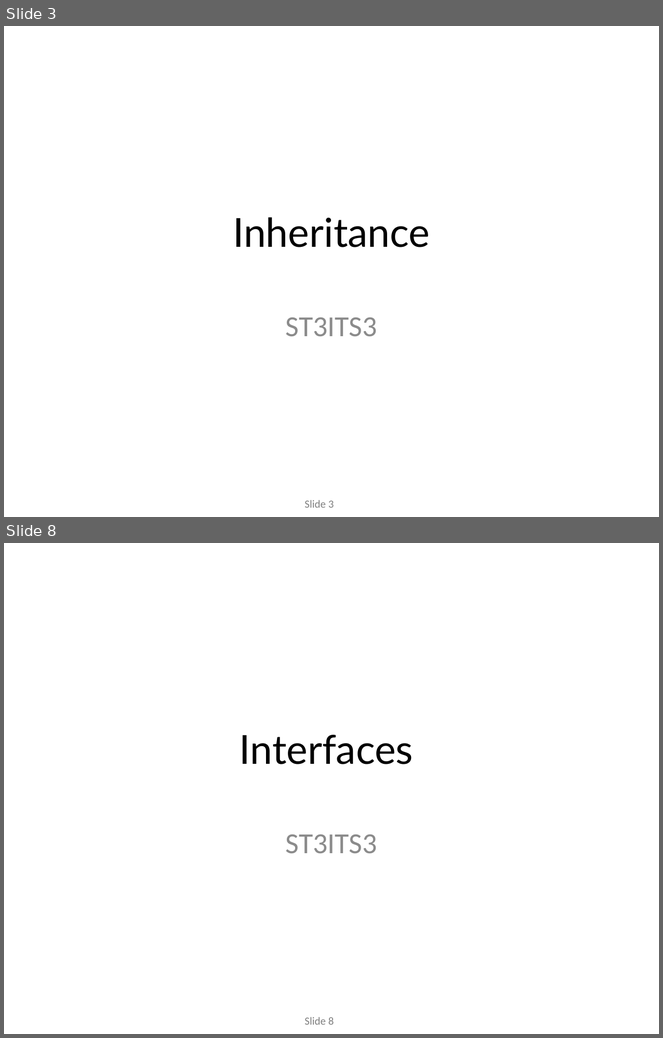
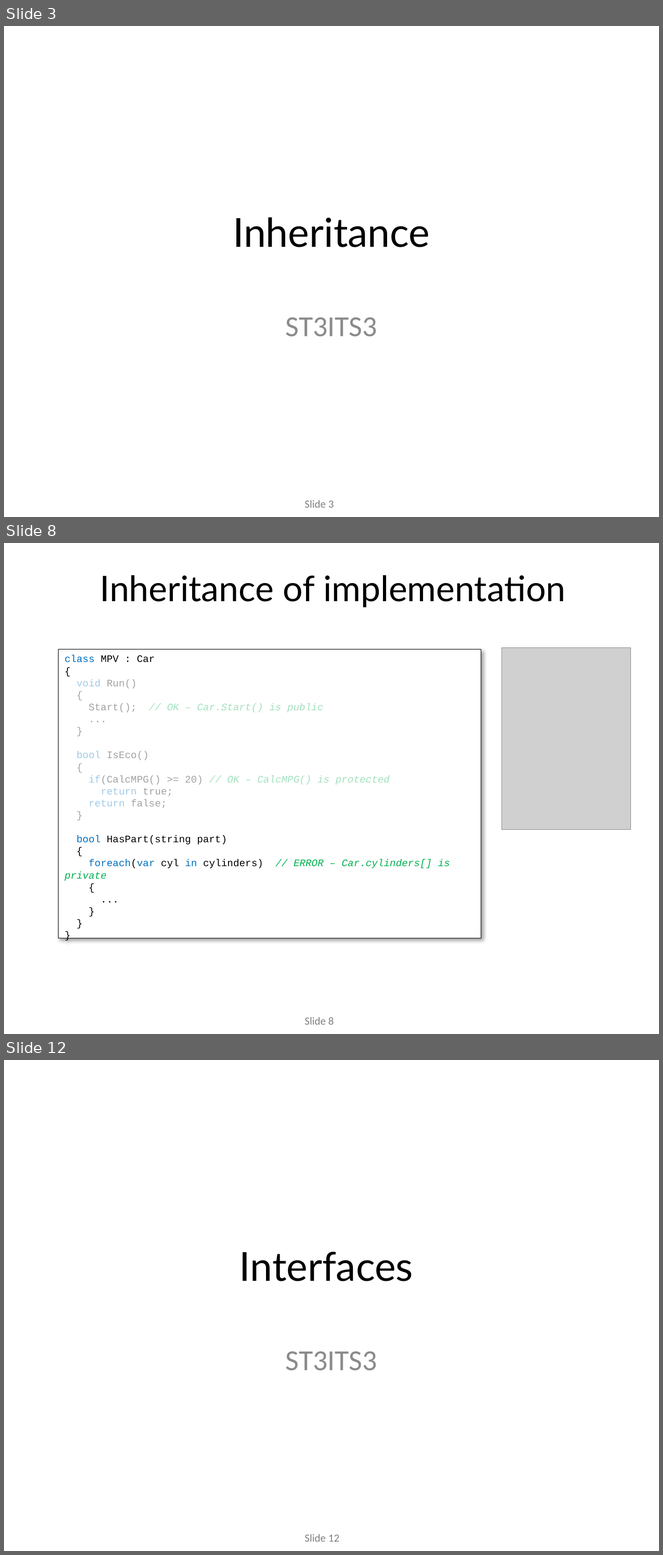
Before and after one commit to codesmurf/st3its3_teaching, a slide deck: 01 Intro + Opsamling + Interfaces/OO recap.pptx. Shown one above the other, each under a label of ours: slides 3 and 8 before the commit, slides 3, 8 and 12 after it; the slides between them are not shown. The pictures are 663x1038 and 663x1555 pixels, drawn with LibreOffice and Linux fonts; fonts in the diff are those of the drawing; grey boxes stand for pictures; background and template pictures are left out. Boxes give left, top, right and bottom in pixels: in the first picture for what was removed or moved away, otherwise in the second. Text is boxed around its words. In the diff, an @@ line names an element or a change of style, - is before the commit and + after.

```diff
--- a/01 Intro + Opsamling + Interfaces/OO recap.pptx
+++ b/01 Intro + Opsamling + Interfaces/OO recap.pptx
@@ slide 8 added at <box>4,543,659,1034</box>, background #FFFFFF; not listed: 1 template element that a slide beside it also shows @@
@@ text added at <box>100,575,566,607</box>, 38.8 pt, text #000000 @@
+Inheritance of implementation
@@ rectangle added at <box>59,649,482,938</box>, fill #FFFFFF, outline #000000 0.75 pt, 11 pt, text #000000 at 36% opacity @@
+class MPV : Car
+{
+void Run()
+{
+Start(); // OK – Car.Start() is public
+...
+}
+bool IsEco()
+{
+if(CalcMPG() >= 20) // OK – CalcMPG() is protected
+return true;
+return false;
+}
+bool HasPart(string part)
+{
+foreach(var cyl in cylinders) // ERROR – Car.cylinders[] is private
+{
+...
+}
+}
+}
@@ picture added at <box>502,648,631,830</box> @@
@@ what was slide 8 is now slide 12 @@
@@ page number at <box>305,1534,339,1542</box>: text changed @@
-Slide 8
+Slide 12
```
Also in this commit, not shown: 14 slides changed, 12 other slides added.
